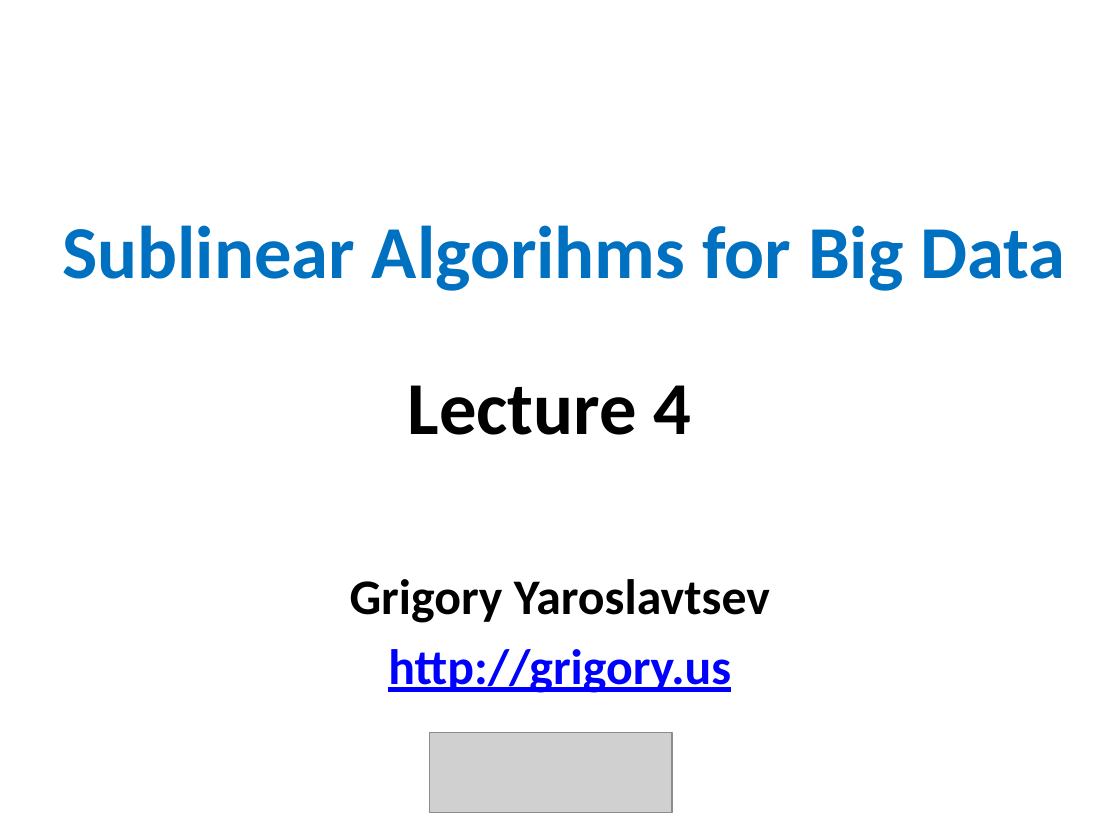
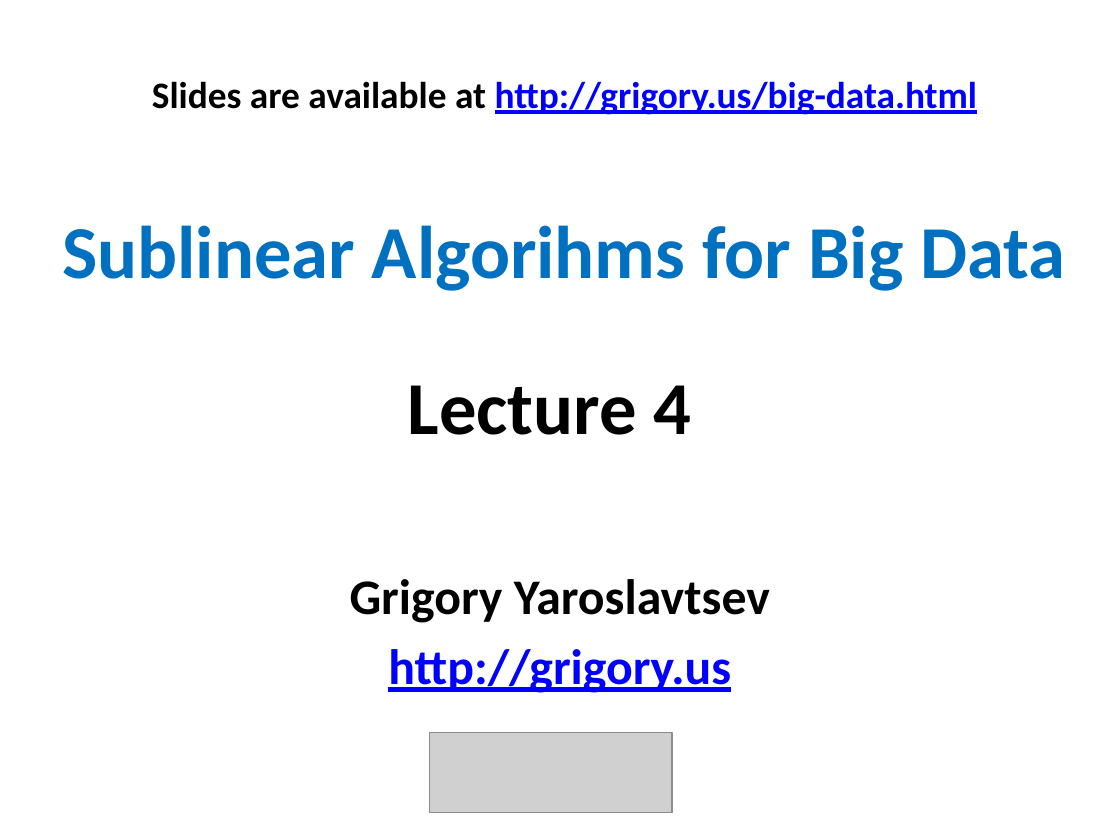
Before and after one commit to gyaroslavtsev/gyaroslavtsev.github.io, a slide deck: slide 1 of files/teaching/sublinear-big-data-4.pptx. Drawn at 1120x840 pixels with LibreOffice and Linux fonts; fonts in the diff are those of the drawing; grey boxes stand for pictures. Boxes give left, top, right and bottom in pixels: in the first picture for what was removed or moved away, otherwise in the second. Text is boxed around its words. In the diff, an @@ line names an element or a change of style, - is before the commit and + after.

Commit message:
final-big-data

```diff
--- a/files/teaching/sublinear-big-data-4.pptx
+++ b/files/teaching/sublinear-big-data-4.pptx
@@ text added at bbox=[152, 81, 977, 115], 24 pt, text #0000FF, bold, underline @@
+Slides are available at http://grigory.us/big-data.html
```
Also in this commit, not shown: 10 other files.
